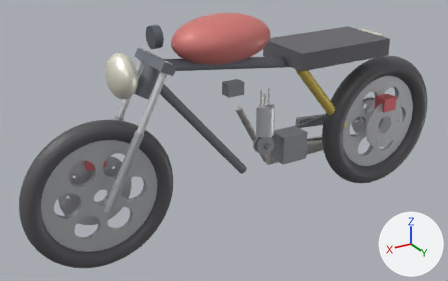
Before and after pictures for a commit that changed the glTF model web/public/modelos/moto_honda.glb.
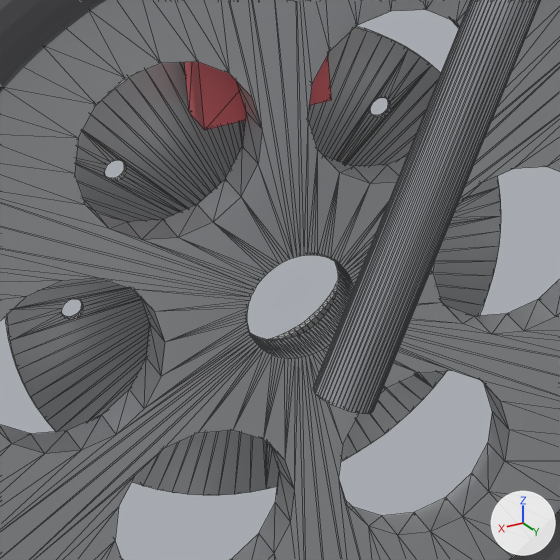
The first picture shows the older version from a 50 mm lens placed at (1.35, 1.931, 1.356), pointed at (0.157, -0.057, 0.362). The close-ups show the older and then the newer version on the part from 13% to 31% of the width and 54% to 84% of the height of that picture. Only the edits that show in the close-ups are written down. Every picture has the same lights, and +X, +Y and +Z are marked at lower right. The close-ups show mesh edges as thin lines. Where no turn or scale is listed for an object, it has been applied to the vertices.

In view in the first close-up: 'botella_izquierda', 'caliper_delantero', 'disco_delantero', 'llanta_delantera', 'rin_delantero'.
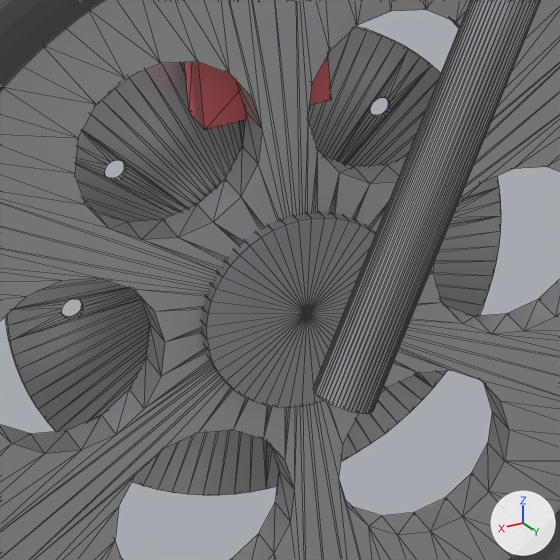
Location of each change, (x1, y1, x2, y2) in pixels of the close-ups (560 x 560 px):
'cubo_delantero', added: after (194, 189, 376, 408)

The edits, one by one:
Material 'mat_cubo' (mat_mat_cubo) is new.
Its base color is (0.471, 0.486, 0.51) (grey #b7b9bd).
Its metallic is 0.6.
Its roughness is 0.45.
Mesh me_cubo_delantero is new.
It is a 48-sided cylinder along y spanning x -0.055..0.055, y -0.038..0.038, z -0.055..0.055.
It uses material mat_mat_cubo (grey #b7b9bd).
Object 'cubo_delantero' (ob_cubo_delantero) is new; it shows me_cubo_delantero.
Its location is (0.71, -0.018, 0.2879).
